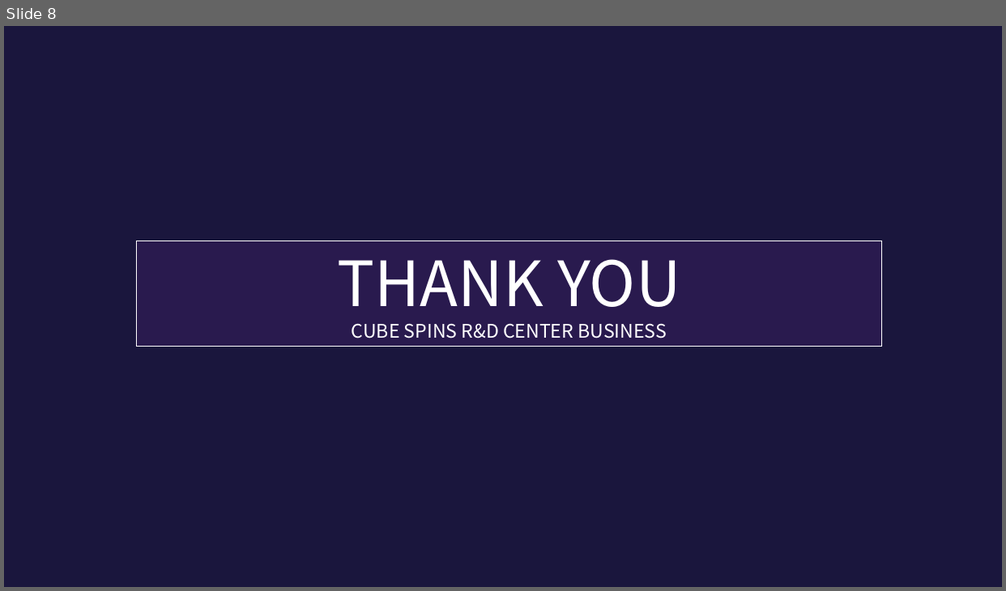
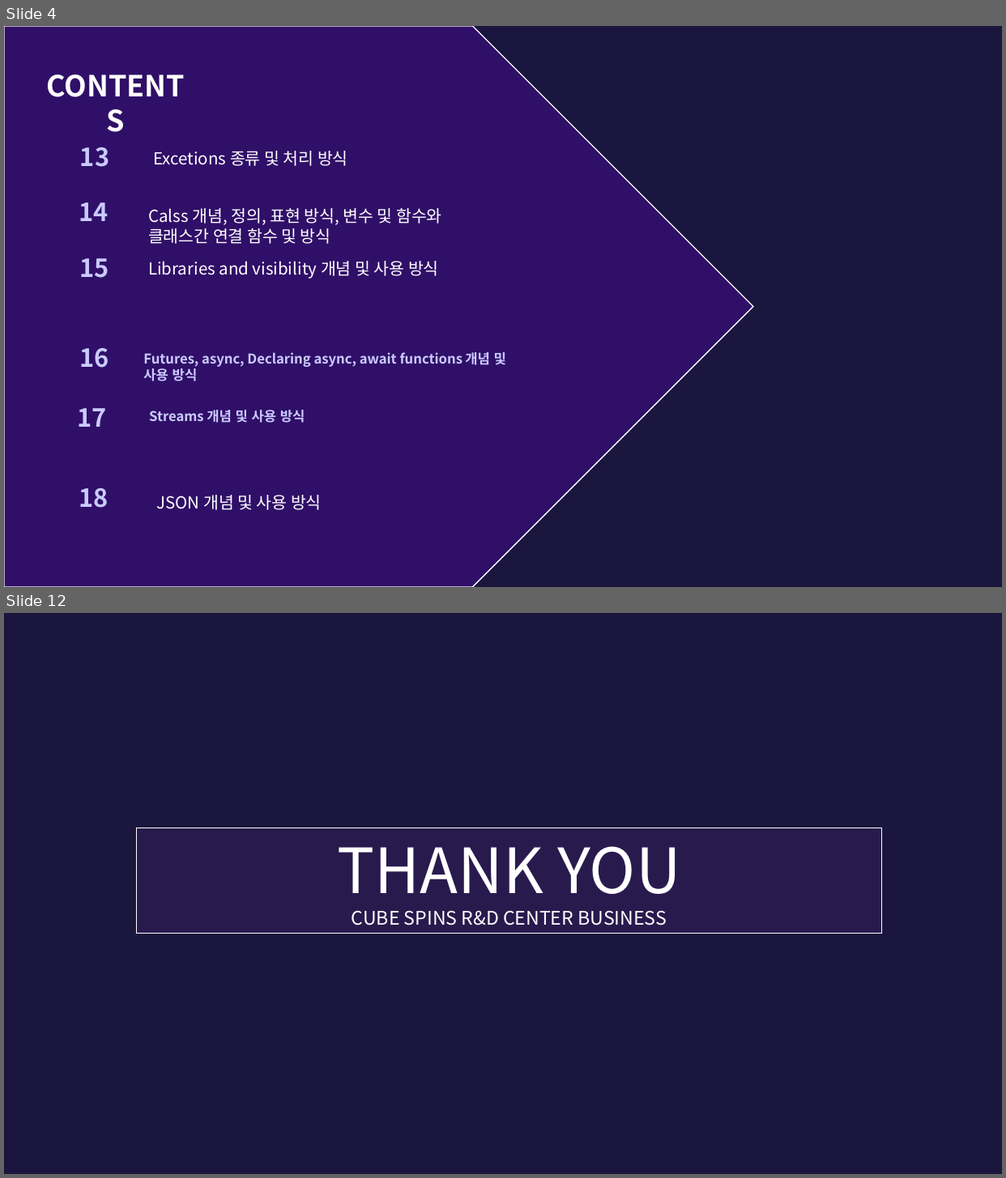
Before and after one commit to kanagku123/flutter, a slide deck: lib/practice/세미나 PPT.pptx. Shown one above the other, each under a label of ours: slide 8 before the commit, slides 4 and 12 after it; the slides between them are not shown. The pictures are 1006x591 and 1006x1178 pixels, drawn with LibreOffice and Linux fonts; fonts in the diff are those of the drawing; background and template pictures are left out. Boxes give left, top, right and bottom in pixels: in the first picture for what was removed or moved away, otherwise in the second. Text is boxed around its words. In the diff, an @@ line names an element or a change of style, - is before the commit and + after.

```diff
--- a/lib/practice/세미나 PPT.pptx
+++ b/lib/practice/세미나 PPT.pptx
@@ slide 4 added at <box>4,26,1002,587</box>, background #1A163D @@
@@ pentagon arrow added at <box>4,26,753,587</box>, fill #6600CC at 30% opacity, outline #FFFFFF 1 pt @@
@@ text added at <box>30,64,200,107</box>, 28 pt, text #FFFFFF, bold @@
+CONTENTS
@@ text added at <box>80,148,109,167</box>, 24 pt, text #CACAFF, bold @@
+13
@@ text added at <box>153,151,348,166</box>, 16 pt, text #FFFFFF @@
+Excetions 종류 및 처리 방식
@@ text added at <box>79,203,108,221</box>, 24 pt, text #CACAFF, bold @@
+14
@@ text added at <box>148,208,442,244</box>, 16 pt, text #FFFFFF @@
+Calss 개념, 정의, 표현 방식, 변수 및 함수와 클래스간 연결 함수 및 방식
@@ text added at <box>79,258,108,278</box>, 24 pt, text #CACAFF, bold @@
+15
@@ text added at <box>148,261,439,279</box>, 16 pt, text #FFFFFF @@
+Libraries and visibility 개념 및 사용 방식
@@ text added at <box>79,348,108,368</box>, 24 pt, text #CACAFF, bold @@
+16
@@ text added at <box>143,352,506,382</box>, 13 pt, text #CACAFF, bold @@
+Futures, async, Declaring async, await functions 개념 및 사용 방식
@@ text added at <box>77,408,106,427</box>, 24 pt, text #CACAFF, bold @@
+17
@@ text added at <box>149,410,305,423</box>, 13 pt, text #CACAFF, bold @@
+Streams 개념 및 사용 방식
@@ text added at <box>79,489,108,508</box>, 24 pt, text #CACAFF, bold @@
+18
@@ text added at <box>157,495,322,510</box>, 16 pt, text #FFFFFF @@
+JSON 개념 및 사용 방식
@@ what was slide 8 is now slide 12 @@
```
Also in this commit, not shown: 4 slides changed, 6 other slides added, 3 slides removed, 1 other file.
